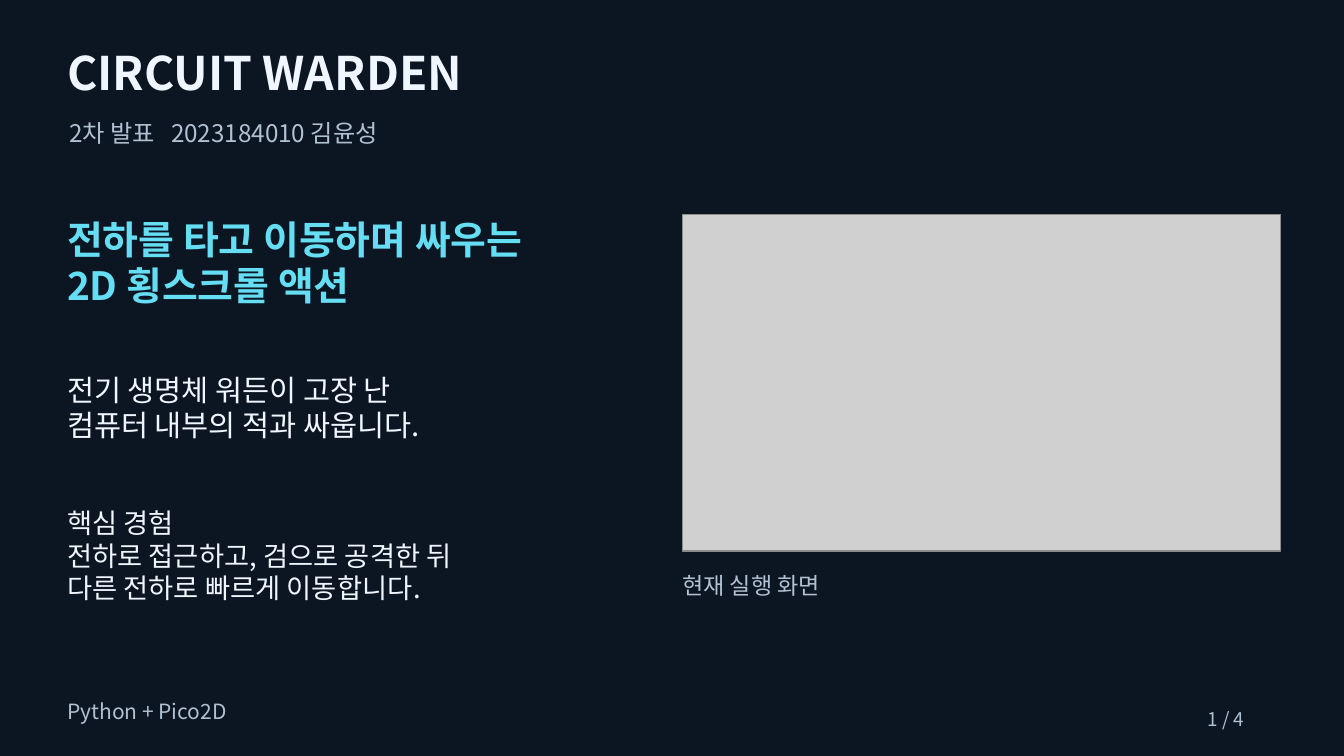
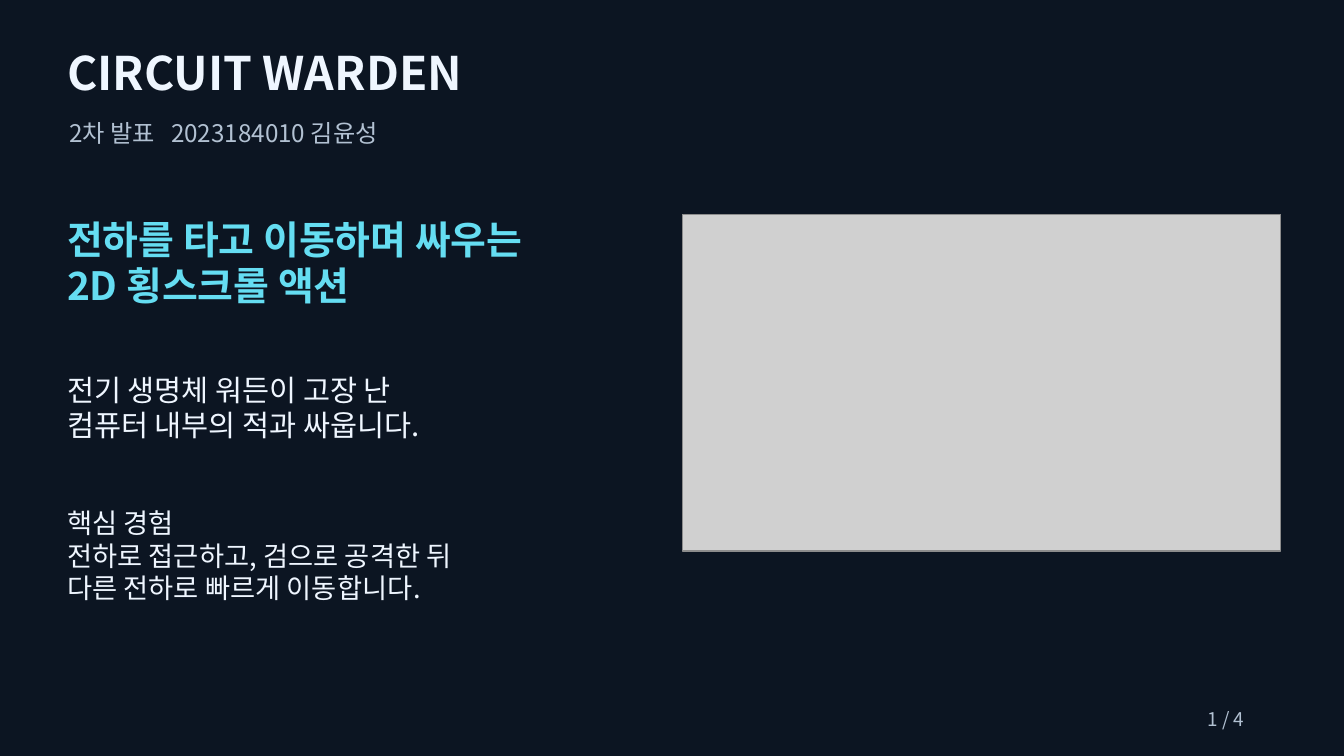
Before and after one commit to snooy-dev/circuit-warden, a slide deck: slide 1 of Circuit_Warden_Phase2_Presentation.pptx. Drawn at 1344x756 pixels with LibreOffice and Linux fonts; fonts in the diff are those of the drawing; grey boxes stand for pictures. Boxes give left, top, right and bottom in pixels: in the first picture for what was removed or moved away, otherwise in the second. Text is boxed around its words. In the diff, an @@ line names an element or a change of style, - is before the commit and + after.

```diff
--- a/Circuit_Warden_Phase2_Presentation.pptx
+++ b/Circuit_Warden_Phase2_Presentation.pptx
@@ text removed at (682,575,819,596) @@
-현재 실행 화면
@@ text removed at (67,702,227,724) @@
-Python + Pico2D
```
Also in this commit, not shown: 3 other slides changed, 1 other file.
